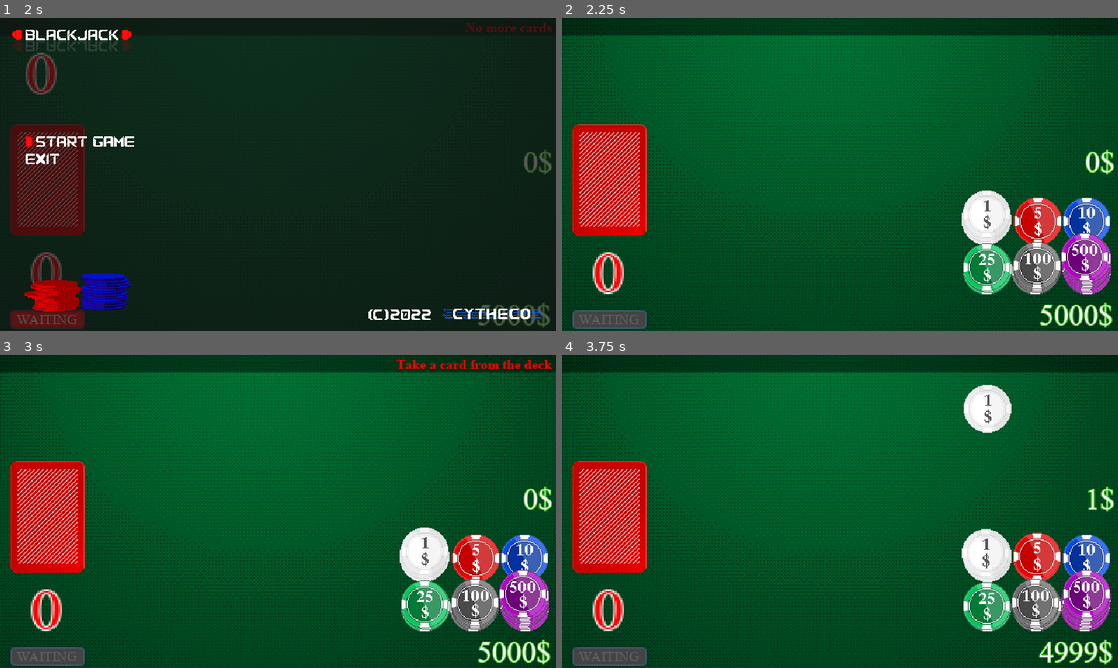
Above: before the commit, frames 1-4 (two rows, left to right).
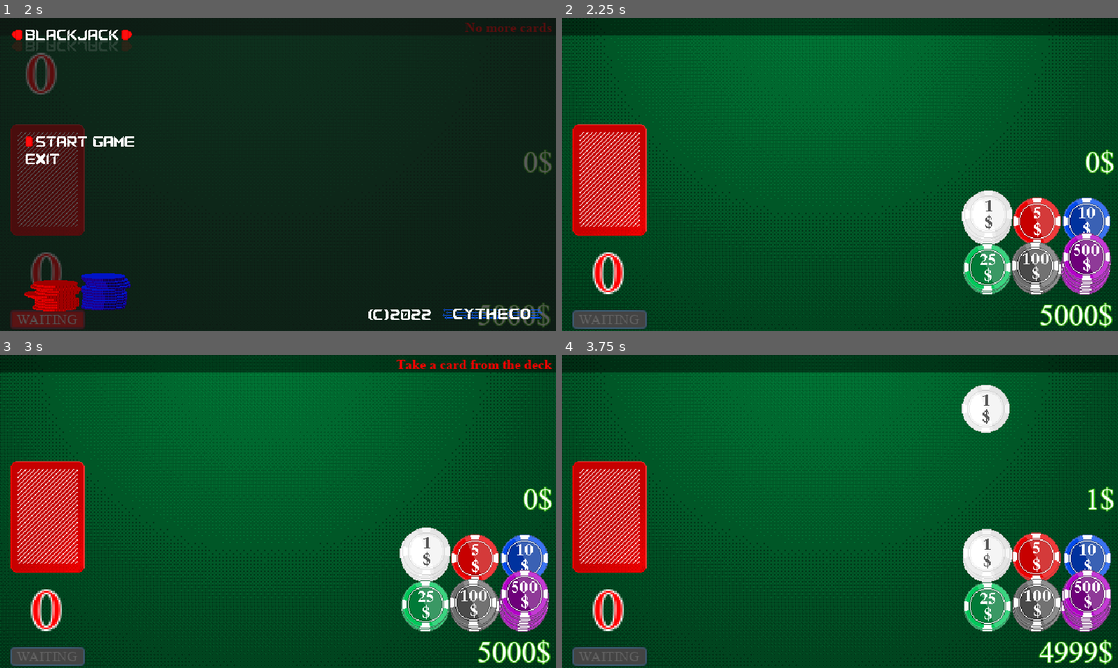
Above: after the commit, the same moments.

Repository: Cydeamon/Blackjack
Game: Godot game, scene res://Main.tscn
Same seed, same stepped clock (60 frames per second), same inputs: the game is played once before the commit and once after it. Sound files missing from this copy of the repository are replaced by a short silence.
Inputs (mouse positions are in pixels of both pictures, inside the frame that each line leads up to):
- Up to frame 1 (2 s): click "Stand" at 0.5 s; click "WAITING" at 1.25 s
- Up to frame 2 (2.25 s): tap Enter (ui_accept) at 2 s; move the mouse to (645, 140) at 2.02 s; hold Up (ui_up) from 2.03 s (still down); click (645, 140) at 2.17 s
- Up to frame 3 (3 s): tap Enter (ui_accept) at 2.27, 2.75 s; move the mouse to (50, 517) at 2.77 s; release Up (ui_up) at 2.78 s; hold Down (ui_down) from 2.78 s (still down); click (50, 517) at 2.92 s
- Up to frame 4 (3.75 s): tap Enter (ui_accept) at 3.02, 3.5 s; move the mouse to (984, 558) at 3.52 s; release Down (ui_down) at 3.53 s; hold Up (ui_up) from 3.53 s (still down); click (984, 558) at 3.67 s

Frame 1 is identical in both runs. In frame 2, 2.1% of the frame differs, in the area x 71-99%, y 55-89%; in frame 3, 2.1%; in frame 4, 2.2%, in the area x 71-99%, y 9-88%.

Commit message:
Cards sounds volume. Game over

Diff:
--- a/Main.gd
+++ b/Main.gd
@@ -1,6 +1,5 @@
 #TODO: Game shouldn't start until bet is fixed
 #TODO: Game over if money less 50
-#TODO: New game option
 #TODO: Take back chips if bet is not fixed
 
 extends Node2D
@@ -19,6 +18,7 @@
 var menu_options = []
 var current_menu_option_index = 0
 var resume_menu_texture = preload("res://assets/Menu options/resume.png")
+var start_menu_texture = preload("res://assets/Menu options/start.png")
 
 
 var player = Player.new()
@@ -126,6 +126,8 @@
 
 
 func start_game():
+	player.money = 5000
+	draw_player_chips()
 	init_deck()
 	init()
 
@@ -471,6 +473,16 @@
 	delete_children($BetChips)
 	draw_chips(bet_chips, $BetChips, false)
 
+func gameover():
+	game_is_running = false
+	game_was_started = false
+	menu_mode = true
+
+	$UI/Menu/gameover_sprite.visible = true
+	$UI/Menu/MenuOptions/start_resume_game.texture = start_menu_texture
+	$UI/Menu/MenuOptions/new_game.visible = false
+	$UI/Menu.visible = true
+
 ###########################################################################################
 ######################################### SIGNALS #########################################
 
@@ -486,18 +498,22 @@
 
 
 func _on_AnimationPlayer_animation_finished(anim_name:String):
+	if player.money < min_bet:
+		gameover()
+
 	if anim_name == "show_victory_message":
 		$AnimationPlayer.seek(0)
 		move_cards_to_center(-200, enemy.get_cards())
 		move_cards_to_center(get_viewport().get_visible_rect().size.y + 200, player.get_cards())
 
+		init()
 		var t = Timer.new()
 		t.set_wait_time(0.5)
 		t.set_one_shot(true)
 		self.add_child(t)
 		t.start()
 		yield(t, "timeout")
-		init()
+
 
 func _on_CardDeck_mouse_entered():
 	$UI/GameUI/NoteLabel.text = "Take a card from the deck"
--- a/Main.tscn
+++ b/Main.tscn
@@ -15,6 +15,7 @@
 [ext_resource path="res://assets/Menu options/chips.png" type="Texture" id=13]
 [ext_resource path="res://assets/music/music.wav" type="AudioStream" id=14]
 [ext_resource path="res://assets/Menu options/new_game.png" type="Texture" id=15]
+[ext_resource path="res://assets/gameover.png" type="Texture" id=16]
 
 [sub_resource type="RectangleShape2D" id=11]
 extents = Vector2( 56.5, 6 )
@@ -139,6 +140,12 @@
 [node name="Menu" type="Node2D" parent="UI"]
 z_index = 1
 
+[node name="gameover_sprite" type="Sprite" parent="UI/Menu"]
+visible = false
+position = Vector2( 80, 86 )
+z_index = 3
+texture = ExtResource( 16 )
+
 [node name="chips_menu" type="Sprite" parent="UI/Menu"]
 position = Vector2( 89, 316 )
 z_index = 2
Not shown: 1 places in Main.tscn that only renumber resources
Binary file added: assets/gameover.png
Binary file added: gameover.png
Not shown, added: assets/gameover.pal
Not shown, changed: assets/sounds/card1.wav
Not shown, changed: assets/sounds/card2.wav
Not shown, changed: assets/sounds/card3.wav
